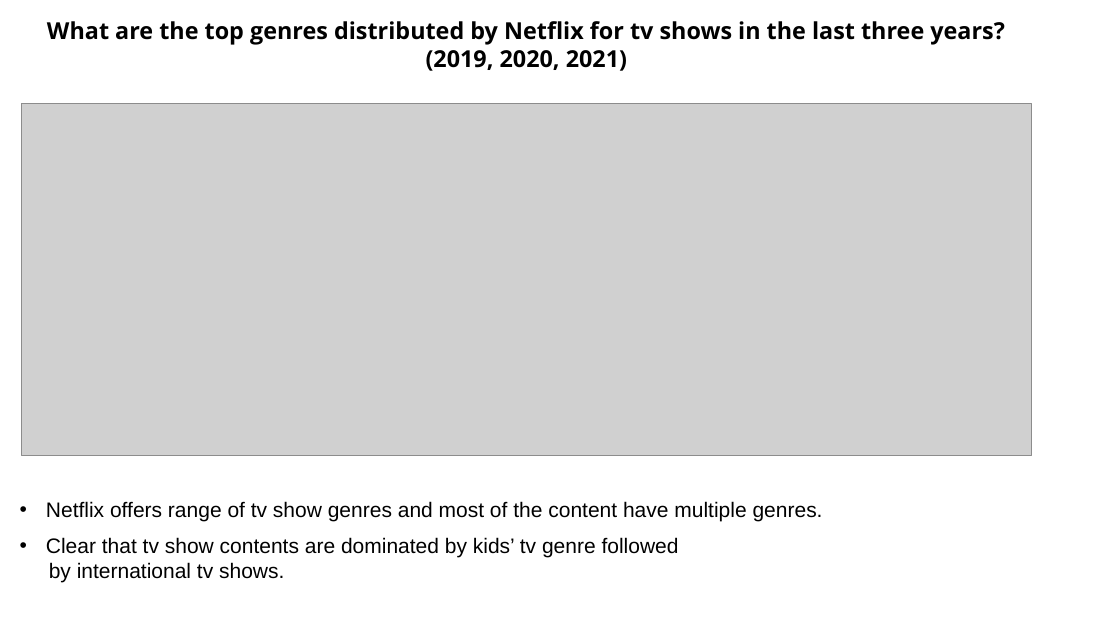
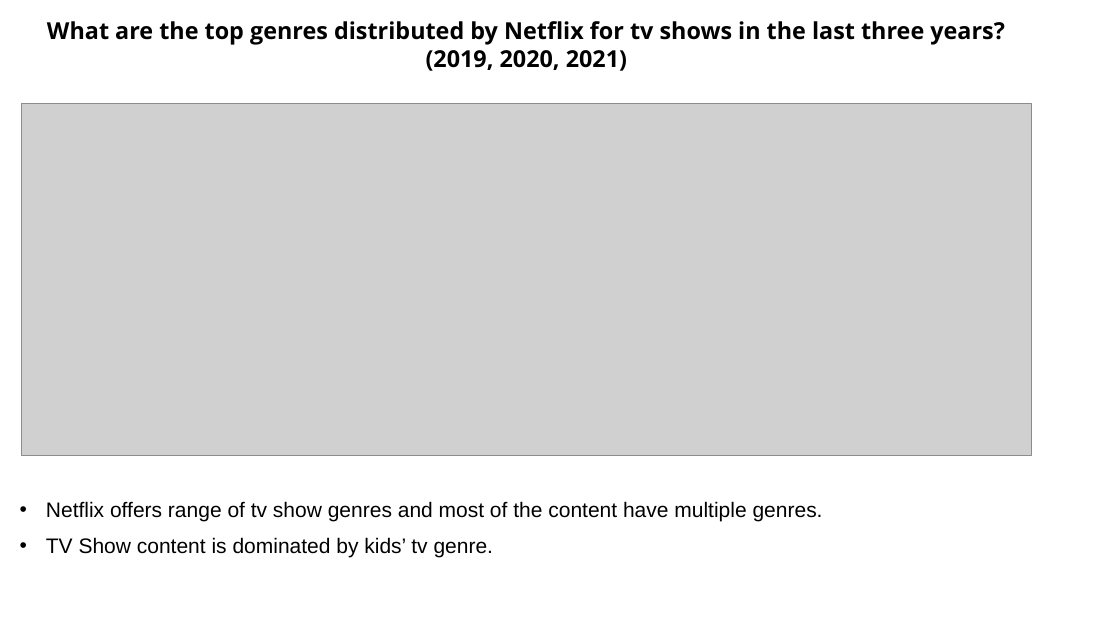
Before and after one commit to Costilrt/The-First-Project, a slide deck: slide 10 of TeamProjectPPT_Chang_Rolly_Derek_Matthew.pptx. Drawn at 1120x630 pixels with LibreOffice and Linux fonts; fonts in the diff are those of the drawing; grey boxes stand for pictures; background and template pictures are left out. Boxes give left, top, right and bottom in pixels: in the first picture for what was removed or moved away, otherwise in the second. Text is boxed around its words. In the diff, an @@ line names an element or a change of style, - is before the commit and + after.

```diff
--- a/TeamProjectPPT_Chang_Rolly_Derek_Matthew.pptx
+++ b/TeamProjectPPT_Chang_Rolly_Derek_Matthew.pptx
@@ text at bbox=[46, 537, 494, 557]: text changed @@
-• Clear that tv show contents are dominated by kids’ tv genre followed
-by international tv shows.
+• TV Show content is dominated by kids’ tv genre.
```
Also in this commit, not shown: 4 other slides changed.
